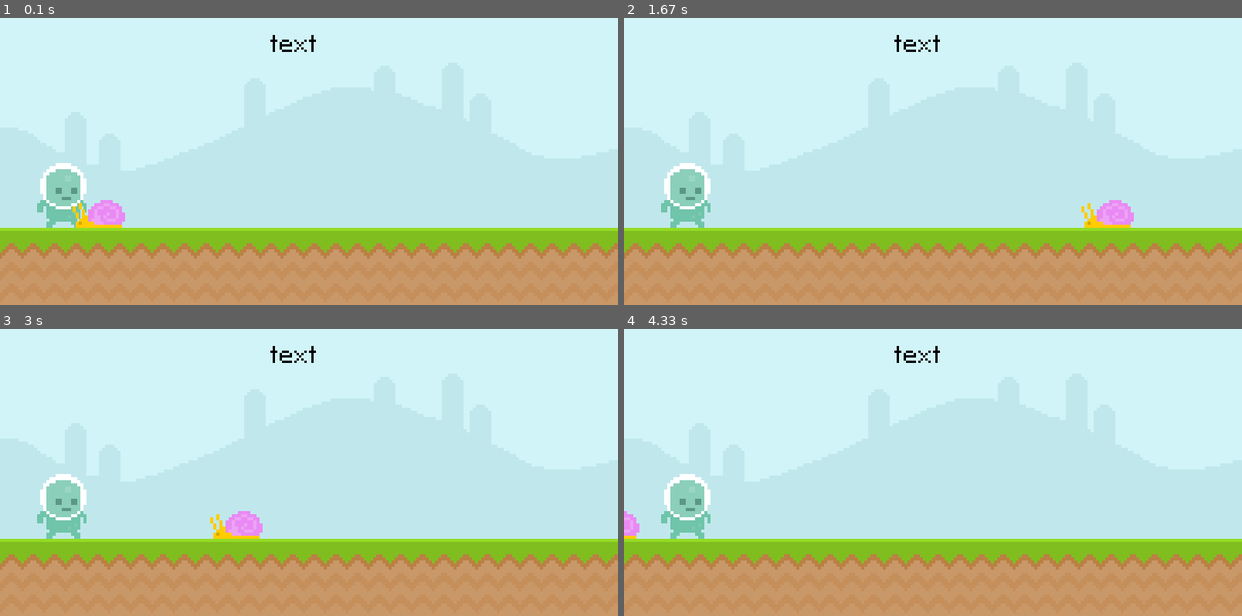
Above: before the commit, frames 1-4 (two rows, left to right).
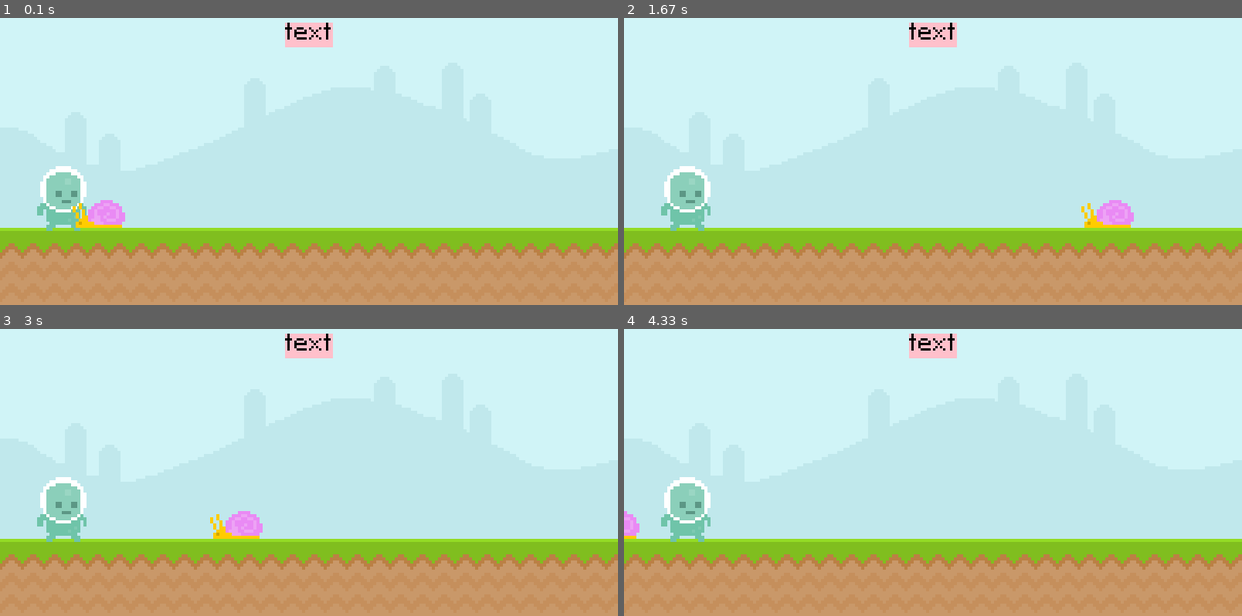
Above: after the commit, the same moments.

Repository: BradTFT/PyGame
Game: pygame game, started from pygame-tutorial/game.py
Same seed, same stepped clock (60 frames per second), same inputs: the game is played once before the commit and once after it.
Inputs:
- Up to frame 1 (0.1 s): no input
- Up to frame 2 (1.67 s): tap Space at 0.33 s
- Up to frame 3 (3 s): no input
- Up to frame 4 (4.33 s): no input

The runs differ from the first frame. In frame 1, 1.2% of the frame differs, in the area x 6-54%, y 1-75%; in frame 2, 1.2%; in frame 3, 1.2%; in frame 4, 1.2%.

Commit message:
Hour 3 tutorial

Diff:
--- a/pygame-tutorial/game.py
+++ b/pygame-tutorial/game.py
@@ -21,6 +21,7 @@
 ground_surface = pygame.image.load('pygame asset zip/graphics/ground.png').convert()
 text_surface = test_font.render('text',False, 'Black').convert()
 #                              text^    ^AA     ^color
+text_rect = text_surface.get_rect(center = (400,50))
 
 snail_surface = pygame.image.load('pygame asset zip/graphics/snail/snail1.png').convert_alpha()
 snail_x = 600
@@ -30,9 +31,15 @@
 player_surface = pygame.image.load('pygame asset zip/graphics/Player/player_walk_1.png').convert_alpha()
 
 #!create a rectangle:
-player_rect = player_surface.get_rect(midbottom = (80,300))
+player_rect = player_surface.get_rect(center = (80,300))
 #marks which point of the rectange needs to be touching whatever coordinate (idk a better way to explain it)
-#rects will be easier with classes
+
+#!keyboard input
+
+#!gravity:
+player_gravity = 0
+
+
 
 #draw all element
 #runs window forever
@@ -46,12 +53,30 @@
         #constantly prints mouse pos
         if event.type == pygame.MOUSEMOTION:#other params are buttonup or buttondown
             pass
-    #!code to display assets/objects
+        #!keyboard input:
+        #keydown is when pressed keyup is when released
+        if event.type == pygame.KEYDOWN:
+            if event.key == pygame.K_SPACE:
+                player_gravity = -20
 
 
+    #gravity in loop:
+    player_gravity += 1
+    player_rect.y += player_gravity
+
+    #if player_rect.bottom >= 300:
+        #player_rect = 300
+    if player_rect.bottom > 220:
+        player_rect.y = 220
+
+
+
+    #!code to display assets/objects
     screen.blit(sky_surface,(0,0))
     screen.blit(ground_surface,(0,300))
-    screen.blit(text_surface,(350,50))
+    pygame.draw.rect(screen, 'Pink', text_rect, 10)
+    pygame.draw.rect(screen, 'Pink', text_rect)
+    screen.blit(text_surface,text_rect)
 
     #!blit with the rectangle
     screen.blit(player_surface,player_rect)
